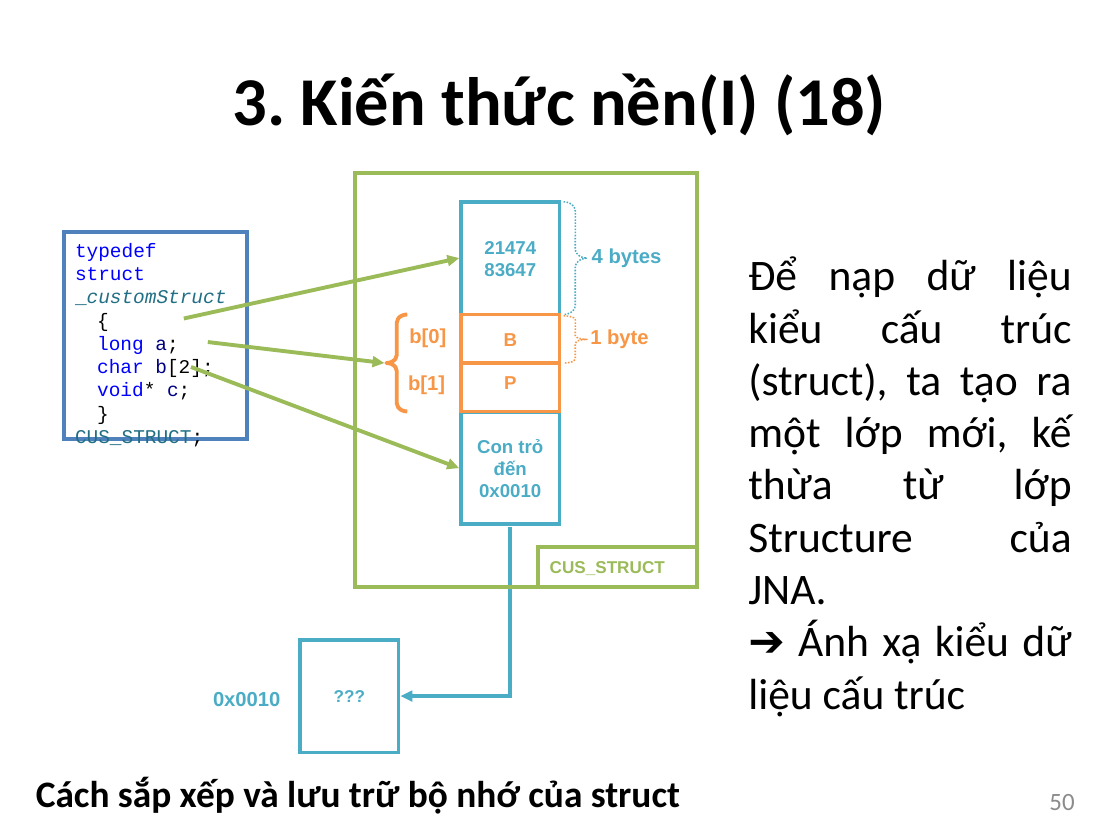
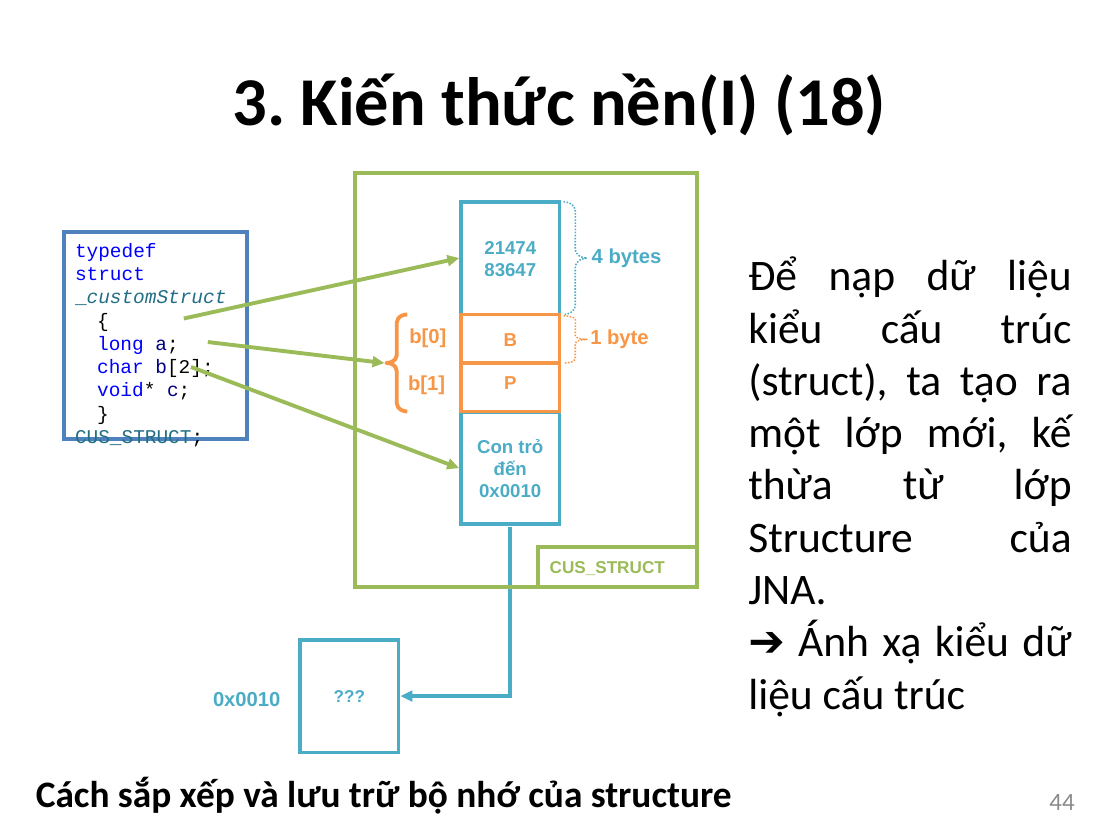
Before and after one commit to bntam/LVTN, a slide deck: slide 44 of Slide/Slide.pptx (slide 50 before the commit). Drawn at 1120x840 pixels with LibreOffice and Linux fonts; fonts in the diff are those of the drawing. Boxes give left, top, right and bottom in pixels: in the first picture for what was removed or moved away, otherwise in the second. Text is boxed around its words. In the diff, an @@ line names an element or a change of style, - is before the commit and + after.

```diff
--- a/Slide/Slide.pptx
+++ b/Slide/Slide.pptx
@@ text at (36, 776, 732, 814): text changed @@
-Cách sắp xếp và lưu trữ bộ nhớ của struct
+Cách sắp xếp và lưu trữ bộ nhớ của structure
@@ page number at (1049, 794, 1074, 810): text changed @@
-50
+44
```
Also in this commit, not shown: 53 other slides changed, 7 slides added, 34 slides removed.
